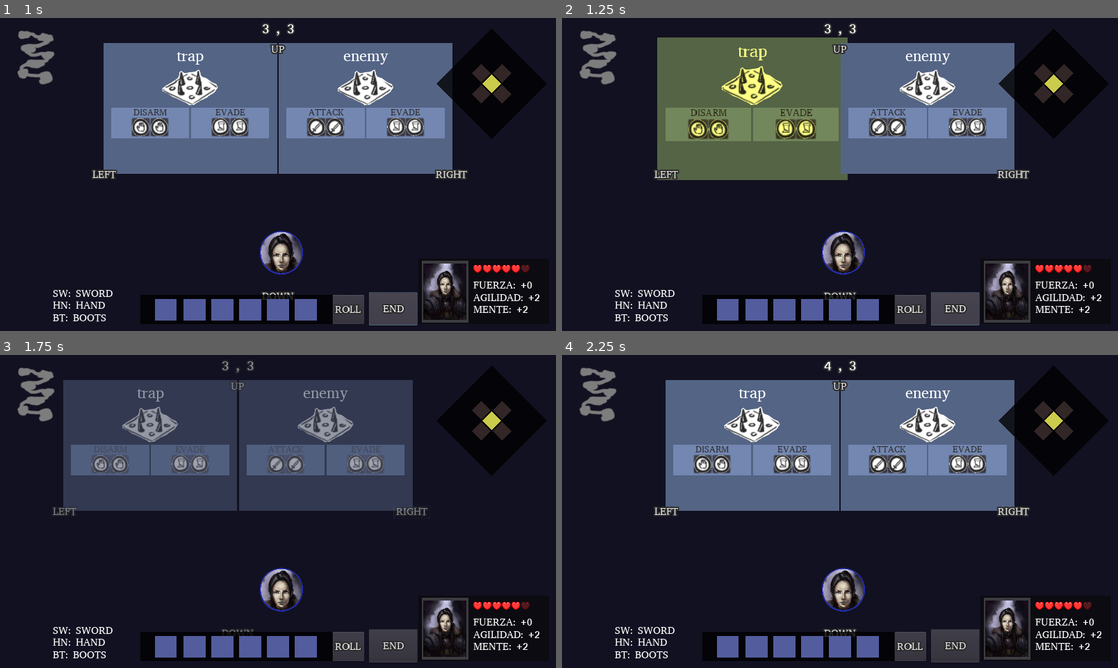
Above: before the commit, frames 1-4 (two rows, left to right).
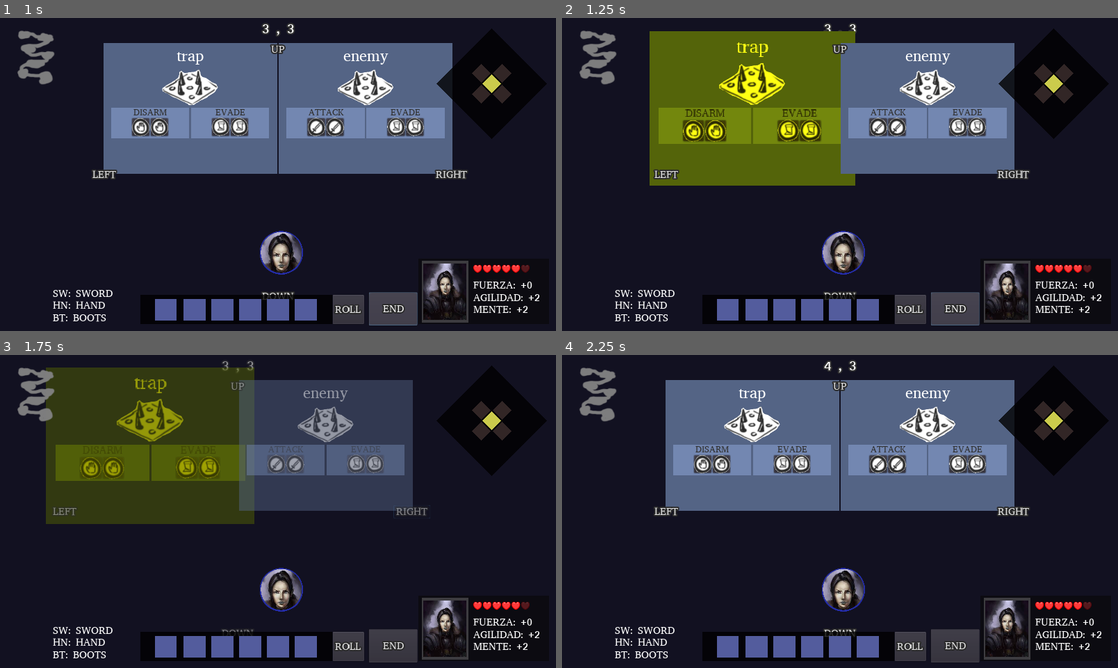
Above: after the commit, the same moments.

Repository: GabrielCancro/mazmorrum
Game: Godot game, scene res://scenes/Game.tscn
The game is run twice, just before and just after one commit, with the same random seed, the same clock (stepped at 60 frames per second) and the same inputs.
Inputs (mouse positions are in pixels of both pictures, inside the frame that each line leads up to):
- Up to frame 1 (1 s): click "END" at 0.5 s
- Up to frame 2 (1.25 s): no input
- Up to frame 3 (1.75 s): tap Enter (ui_accept) at 1.25, 1.52 s; move the mouse to (400, 495) at 1.27 s; hold Right (ui_right) from 1.28 s (still down)
- Up to frame 4 (2.25 s): move the mouse to (728, 527) at 2.02 s; release Right (ui_right) at 2.03 s; hold Down (ui_down) from 2.03 s (still down)

Frame 1 is identical in both runs. In frame 2, 17% of the frame differs, in the area x 15-53%, y 4-54%; in frame 3, 18%, in the area x 8-46%, y 4-54%; in frame 4, nothing differs.
Error in both runs: Invalid call. Nonexistent function 'get_current_room' in base 'Node (dungeonManager.gd)'. (res://scenes/Game.gd:21)

Commit message:
update dices

Diff:
--- a/autoloads/CardManager.gd
+++ b/autoloads/CardManager.gd
@@ -6,9 +6,8 @@
 
 func run_action(card):
 	current_card = card
-	Effector.from_scale(card.card_ref)
-	Effector.from_color(card.card_ref,Color(1,1,0,1))
-
+	Effector.resalt_card(card.card_ref)
+	yield(get_tree().create_timer(.5),"timeout")
 	var method = "ac_"+card.type+"_"
 	print("ASSIGNED ",card.action_asigned)
 	if card.action_asigned != null:
@@ -21,6 +20,8 @@
 	print("ACTION TO CALL: ",method)
 	if has_method(method): call(method)
 	yield(get_tree().create_timer(.75),"timeout")
+	Effector.unresalt_card(card.card_ref)
+	yield(get_tree().create_timer(.5),"timeout")
 	emit_signal("end_action")
 
 func ac_enemy_evade():
--- a/autoloads/effector.gd
+++ b/autoloads/effector.gd
@@ -96,3 +96,13 @@
 		current_hint_text_node = null
 	else:
 		node.visible = true
+
+func resalt_card(node):
+	tween.interpolate_property(node,"rect_scale",node.rect_scale,Vector2(1.2,1.2),.3,Tween.TRANS_QUAD,Tween.EASE_OUT)
+	tween.interpolate_property(node,"modulate",node.modulate,Color(1,1,0,1),.3,Tween.TRANS_QUAD,Tween.EASE_OUT)
+	tween.start()
+
+func unresalt_card(node):
+	tween.interpolate_property(node,"rect_scale",node.rect_scale,Vector2(1,1),.3,Tween.TRANS_QUAD,Tween.EASE_IN)
+	tween.interpolate_property(node,"modulate",node.modulate,Color(1,1,1,1),.3,Tween.TRANS_QUAD,Tween.EASE_IN)
+	tween.start()
--- a/gameNodes/DiceSet.gd
+++ b/gameNodes/DiceSet.gd
@@ -7,6 +7,9 @@
 # Called when the node enters the scene tree for the first time.
 func _ready():
 	$Button.connect("button_down",self,"roll_set")
+
+func reset_set():
+	for d in $Dices.get_children(): d.reset()
 
 func roll_set():
 	if is_rolling: return
--- a/gameNodes/RoomFull.tscn
+++ b/gameNodes/RoomFull.tscn
@@ -1,11 +1,13 @@
-[gd_scene load_steps=9 format=2]
+[gd_scene load_steps=11 format=2]
 
 [ext_resource path="res://gameNodes/RoomFull.gd" type="Script" id=1]
 [ext_resource path="res://assets/room/room_set.png" type="Texture" id=2]
+[ext_resource path="res://assets/placeholder1.png" type="Texture" id=3]
 [ext_resource path="res://assets/AbyssinicaSIL-Regular.ttf" type="DynamicFontData" id=4]
 [ext_resource path="res://assets/room/door_close_b.png" type="Texture" id=5]
 [ext_resource path="res://assets/room/door_close_a.png" type="Texture" id=6]
 [ext_resource path="res://gameNodes/CardRoom.tscn" type="PackedScene" id=7]
+[ext_resource path="res://assets/goblin_template.png" type="Texture" id=8]
 
 [sub_resource type="DynamicFont" id=2]
 size = 32
@@ -92,17 +94,13 @@
 columns = 2
 
 [node name="CardRoom" parent="Tokens" instance=ExtResource( 7 )]
-margin_right = 400.0
-margin_bottom = 300.0
 
 [node name="CardRoom2" parent="Tokens" instance=ExtResource( 7 )]
 margin_left = 404.0
 margin_right = 804.0
-margin_bottom = 300.0
 
 [node name="CardRoom3" parent="Tokens" instance=ExtResource( 7 )]
 margin_top = 304.0
-margin_right = 400.0
 margin_bottom = 604.0
 
 [node name="CardRoom4" parent="Tokens" instance=ExtResource( 7 )]
@@ -162,3 +160,33 @@
 custom_fonts/font = SubResource( 1 )
 text = "LEFT"
 flat = true
+
+[node name="TextureRect4" type="TextureRect" parent="."]
+visible = false
+modulate = Color( 0.890196, 0.890196, 0.890196, 1 )
+anchor_left = 0.5
+anchor_top = 0.5
+anchor_right = 0.5
+anchor_bottom = 0.5
+margin_left = -394.0
+margin_top = -358.0
+margin_right = 397.0
+margin_bottom = 244.0
+texture = ExtResource( 3 )
+expand = true
+stretch_mode = 1
+
+[node name="TextureRect5" type="TextureRect" parent="."]
+visible = false
+modulate = Color( 0.890196, 0.890196, 0.890196, 1 )
+anchor_left = 0.5
+anchor_top = 0.5
+anchor_right = 0.5
+anchor_bottom = 0.5
+margin_left = -302.0
+margin_top = -44.0
+margin_right = 28.0
+margin_bottom = 173.0
+texture = ExtResource( 8 )
+expand = true
+stretch_mode = 1
--- a/gameNodes/dice.gd
+++ b/gameNodes/dice.gd
@@ -6,9 +6,7 @@
 var is_disabled
 
 func _ready():
-	$TextureRect.texture = null
-	pass
-	#$Button.connect("button_down",self,"roll")
+	reset()
 
 func roll():
 	for i in range(10):
@@ -23,6 +21,12 @@
 	$TextureRect.texture = load("res://assets/dices/"+value+".png")
 	rect_rotation = 0
 
+func reset():
+	$TextureRect.texture = null
+	value = ""
+	rect_rotation = 0
+	set_disabled(false)
+
 func set_disabled(val):
 	is_disabled = val
 	if is_disabled: modulate.a = .5
--- a/scenes/Game.gd
+++ b/scenes/Game.gd
@@ -39,3 +39,5 @@
 	for card in MapManager.current_room.data.tokens:
 		CardManager.run_action(card)
 		yield(CardManager,"end_action")
+	yield(get_tree().create_timer(.5),"timeout")
+	$DiceSet.reset_set()
Binary file added: assets/goblin_template.png
Not shown, added: assets/goblin_template.png.import
Binary file added: assets/placeholder1.png
Not shown, added: assets/placeholder1.png.import
